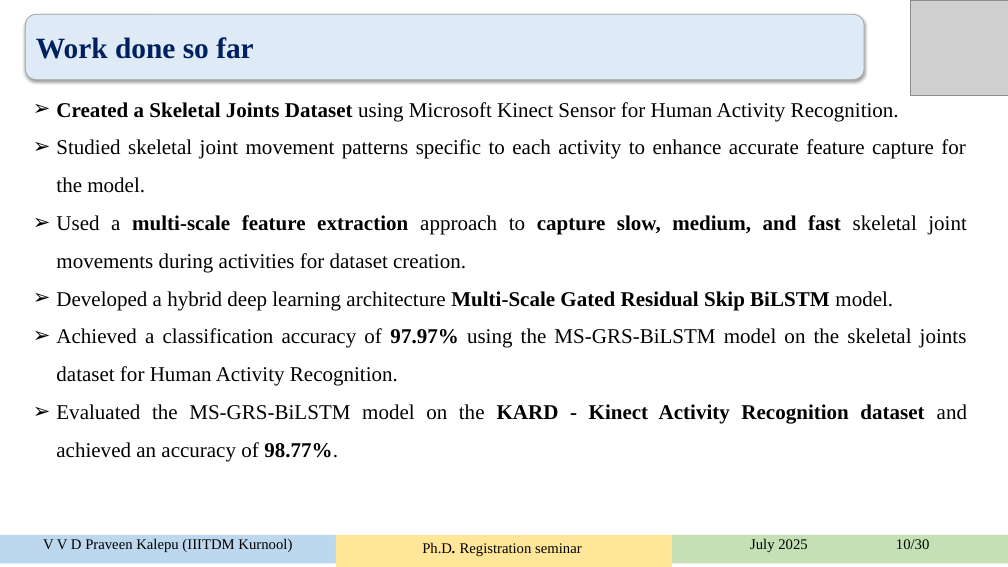
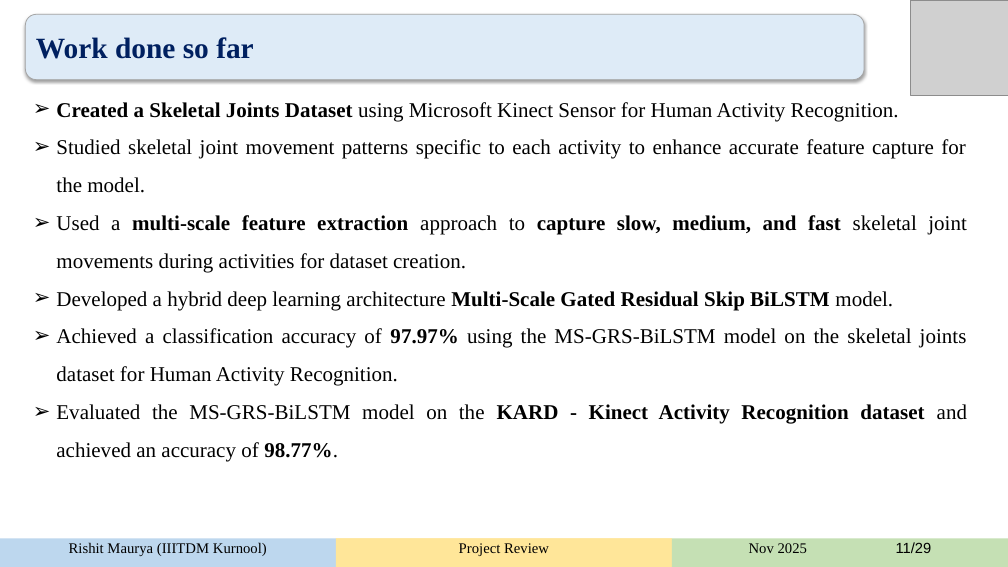
Before and after one commit to rishitmaurya/Human-Activity-Recognition, a slide deck: slide 11 of HAR_rishit.pptx. Drawn at 1008x567 pixels with LibreOffice and Linux fonts; fonts in the diff are those of the drawing; grey boxes stand for pictures. Boxes give left, top, right and bottom in pixels: in the first picture for what was removed or moved away, otherwise in the second. Text is boxed around its words. In the diff, an @@ line names an element or a change of style, - is before the commit and + after.

```diff
--- a/HAR_rishit.pptx
+++ b/HAR_rishit.pptx
@@ freeform shape "Rishit Maurya (IIITDM Kurnool)" at (0, 538, 336, 567): outline redrawn @@
@@ freeform shape removed at (336, 535, 671, 564) @@
-Progressive seminar
@@ freeform shape added at (336, 538, 671, 567), fill #FFE699, 14 pt, text #000000 @@
+Project Review
@@ freeform shape "Nov 2025 11/29" at (672, 538, 1008, 567): outline redrawn @@
@@ text in freeform shape at (69, 542, 267, 556): text changed @@
-V V D Praveen Kalepu (IIITDM Kurnool)
+Rishit Maurya (IIITDM Kurnool)
@@ text in freeform shape at (749, 542, 932, 553): text changed @@
-July 2025 10/30
+Nov 2025 11/29
```
Also in this commit, not shown: 27 other slides changed.
